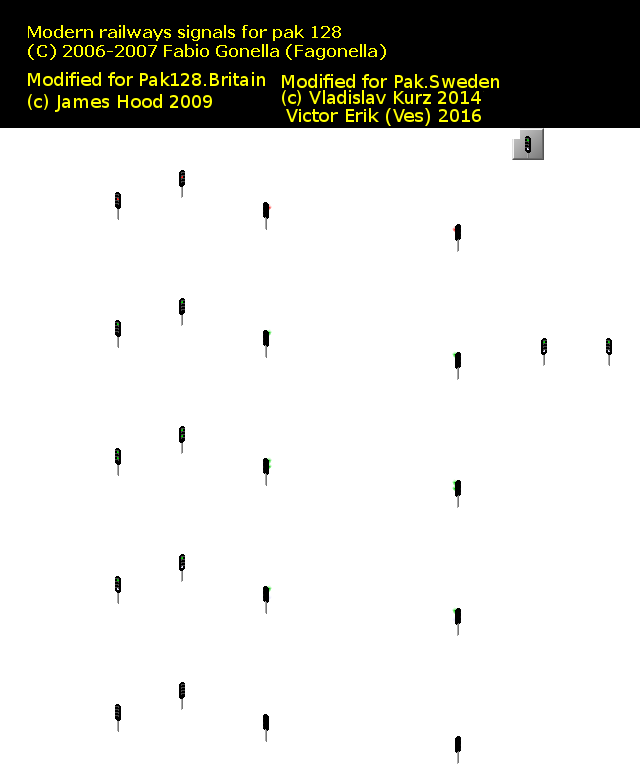
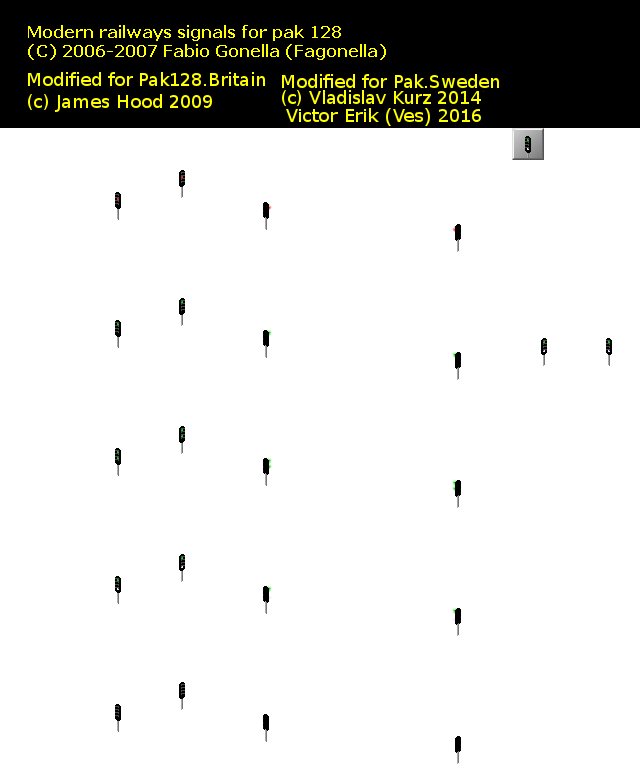
Revision of a layered 640x768 image; what changed, layer by layer:
painted on "signals_1" over box(512, 128, 520, 139)
added layer "Knapp" above "Bakgrund" over box(512, 128, 520, 139)
